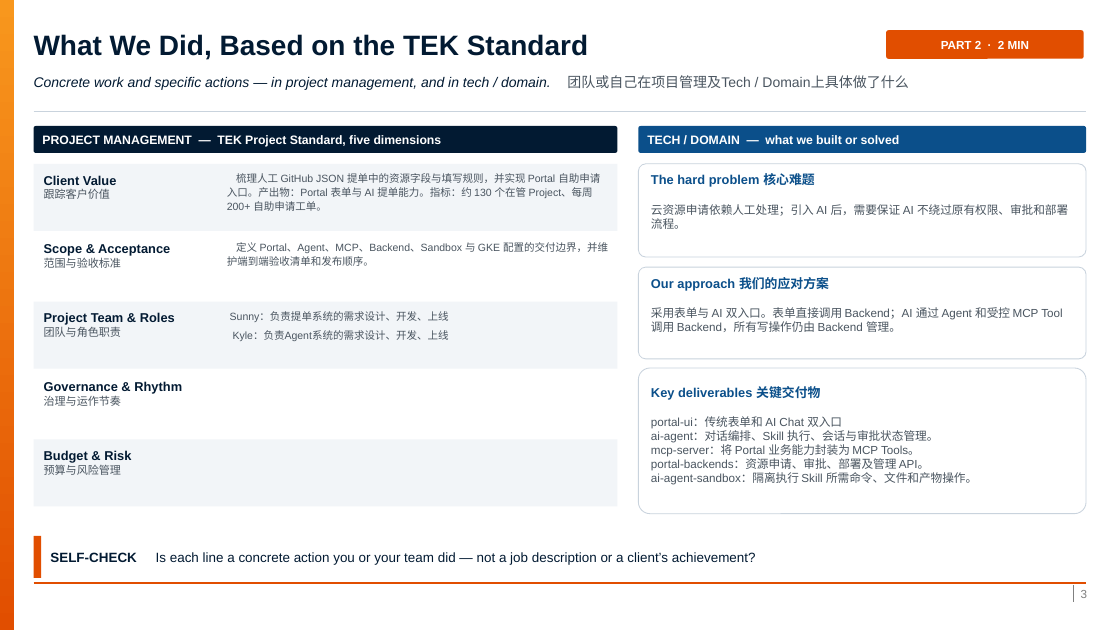
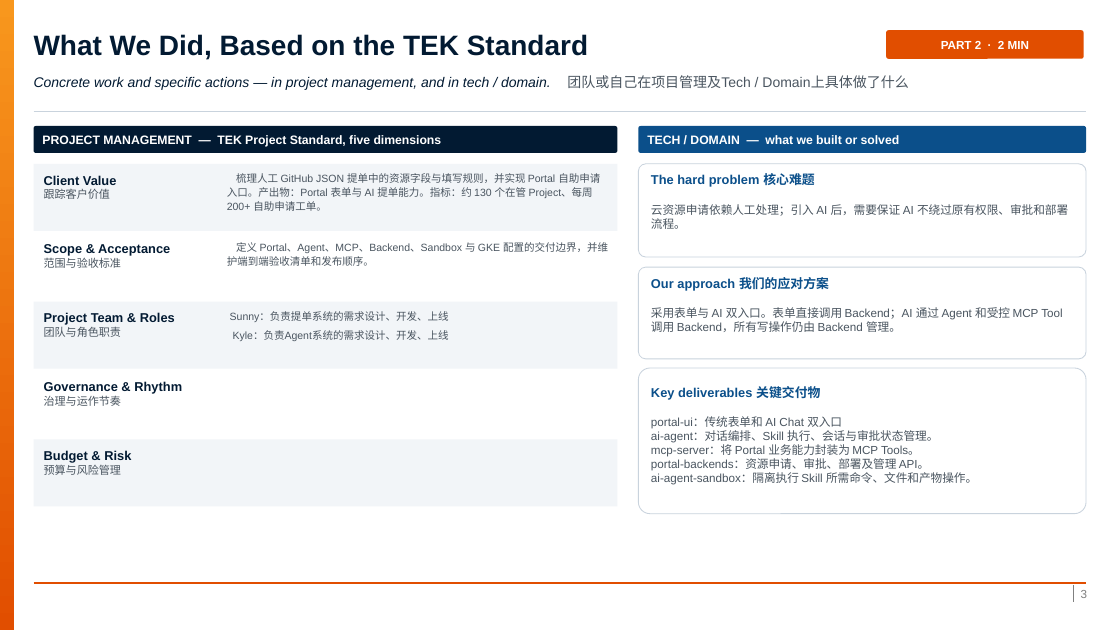
Before and after one commit to smartnolike/deepagent-skill, a slide deck: slide 3 of docs/final_opss.pptx. Drawn at 1120x630 pixels with LibreOffice and Linux fonts; fonts in the diff are those of the drawing; background and template pictures are left out. Boxes give left, top, right and bottom in pixels: in the first picture for what was removed or moved away, otherwise in the second. Text is boxed around its words. In the diff, an @@ line names an element or a change of style, - is before the commit and + after.

```diff
--- a/docs/final_opss.pptx
+++ b/docs/final_opss.pptx
@@ rectangle removed at <box>34,536,41,578</box> @@
@@ text removed at <box>50,552,756,565</box> @@
-SELF-CHECK Is each line a concrete action you or your team did — not a job description or a client’s achievement?
```
Also in this commit, not shown: 3 other slides changed.
